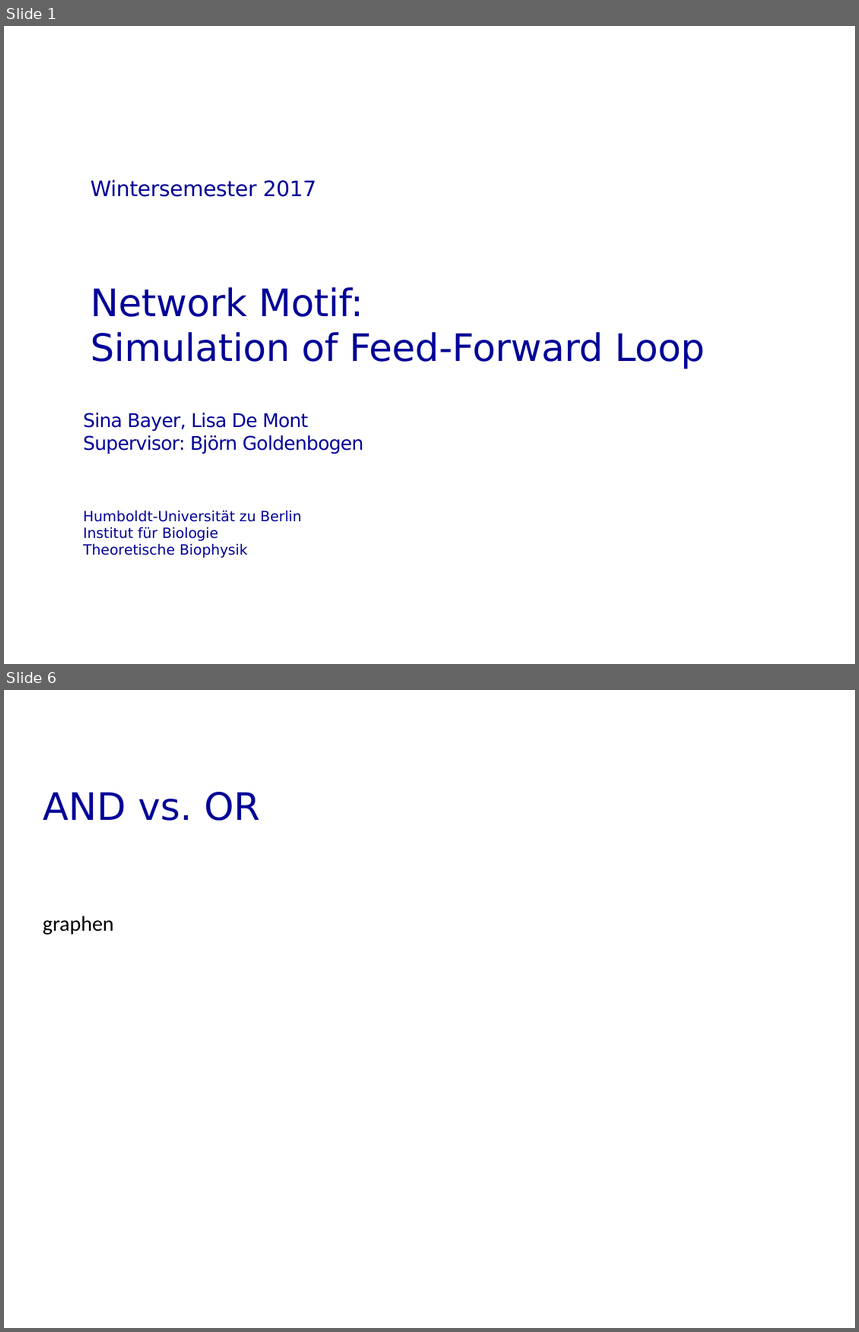
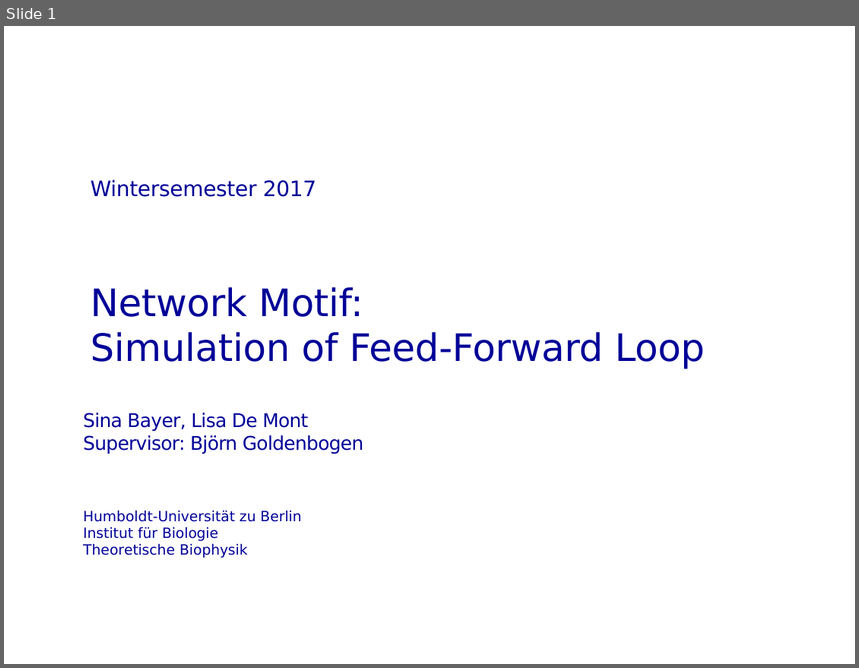
Before and after one commit to montelis/Feed-Forward-Loop, a slide deck: Feed Forward Loop Presentation.pptx. Shown one above the other, each under a label of ours: slides 1 and 6 before the commit, slide 1 after it; the slides between them are not shown. The pictures are 859x1332 and 859x668 pixels, drawn with LibreOffice and Linux fonts; fonts in the diff are those of the drawing; background and template pictures are left out. Boxes give left, top, right and bottom in pixels: in the first picture for what was removed or moved away, otherwise in the second. Text is boxed around its words. In the diff, an @@ line names an element or a change of style, - is before the commit and + after.

```diff
--- a/Feed Forward Loop Presentation.pptx
+++ b/Feed Forward Loop Presentation.pptx
@@ slide 6 removed at box(4, 690, 855, 1328), background #FFFFFF @@
@@ title removed at box(43, 792, 260, 821) @@
-AND vs. OR
@@ text removed at box(43, 916, 114, 935) @@
-graphen
```
Also in this commit, not shown: 3 slides changed, 12 slides added, 5 other slides removed.
